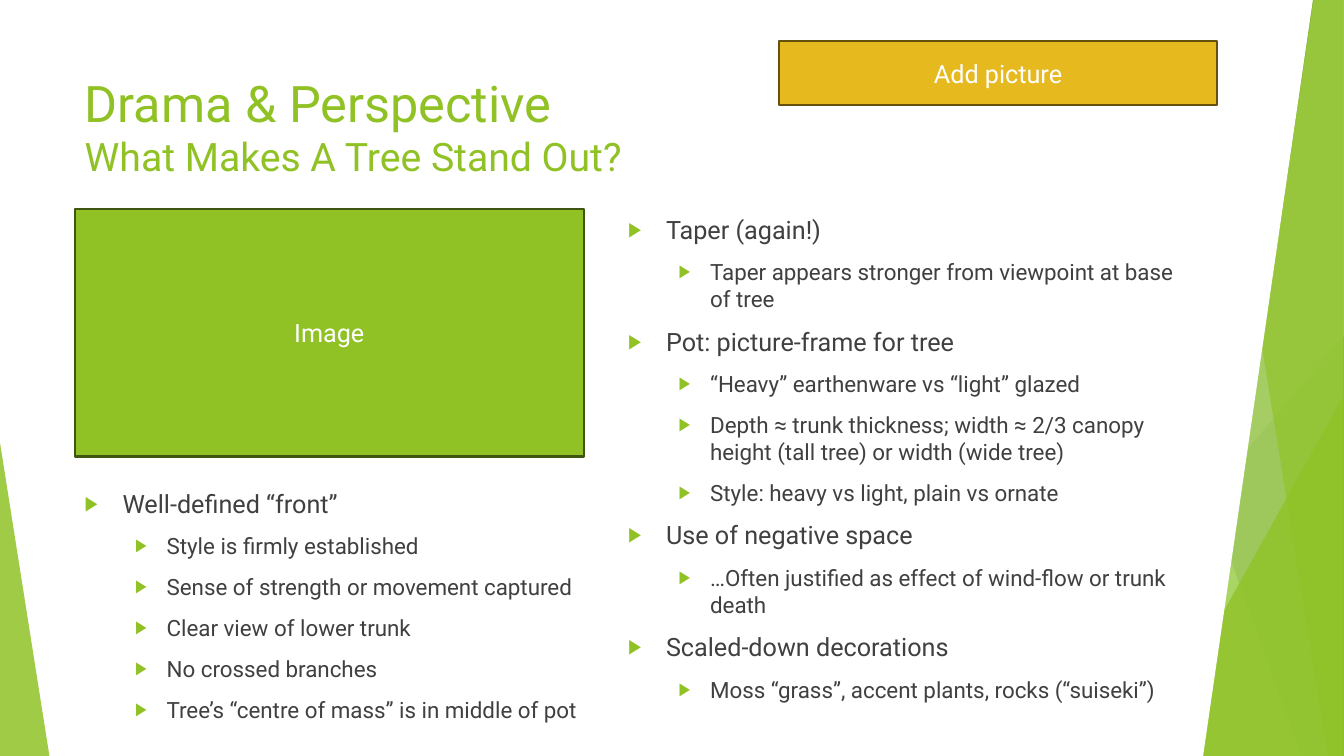
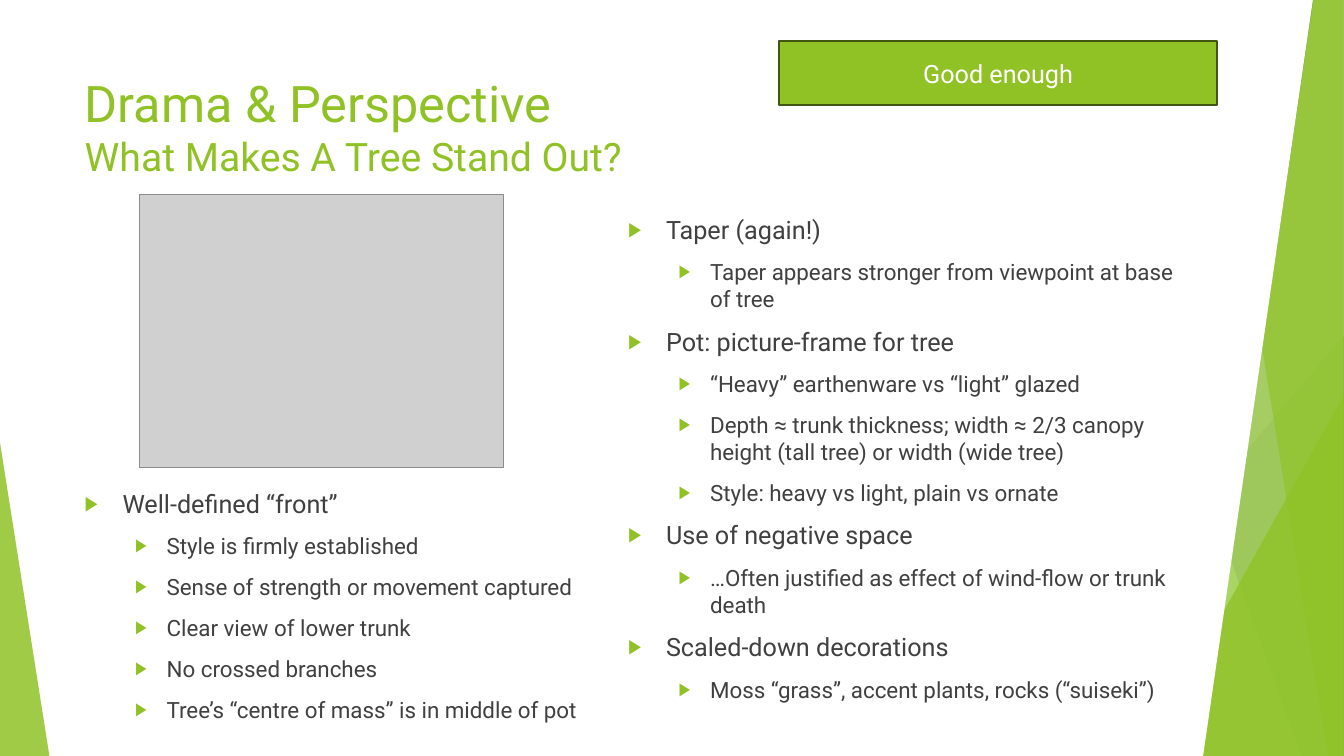
Before and after one commit to AlexLabram/Bonsai, a slide deck: slide 11 of WGCourse/Bonsai On A Budget (running).pptx. Drawn at 1344x756 pixels with LibreOffice and Linux fonts; fonts in the diff are those of the drawing; grey boxes stand for pictures. Boxes give left, top, right and bottom in pixels: in the first picture for what was removed or moved away, otherwise in the second. Text is boxed around its words. In the diff, an @@ line names an element or a change of style, - is before the commit and + after.

Commit message:
Added images for Authenticity, Drama, Styles

```diff
--- a/WGCourse/Bonsai On A Budget (running).pptx
+++ b/WGCourse/Bonsai On A Budget (running).pptx
@@ rectangle "Good enough" at box(779, 41, 1217, 106): fill #E6B91E to #90C226; outline #65510D 1.5 pt to #3F5511 1.5 pt @@
@@ text in rectangle at box(923, 64, 1073, 89): text changed @@
-Add picture
+Good enough
@@ rectangle removed at box(75, 209, 584, 457) @@
-Image
@@ picture added at box(139, 195, 503, 468) @@
```
Also in this commit, not shown: 5 other slides changed.
